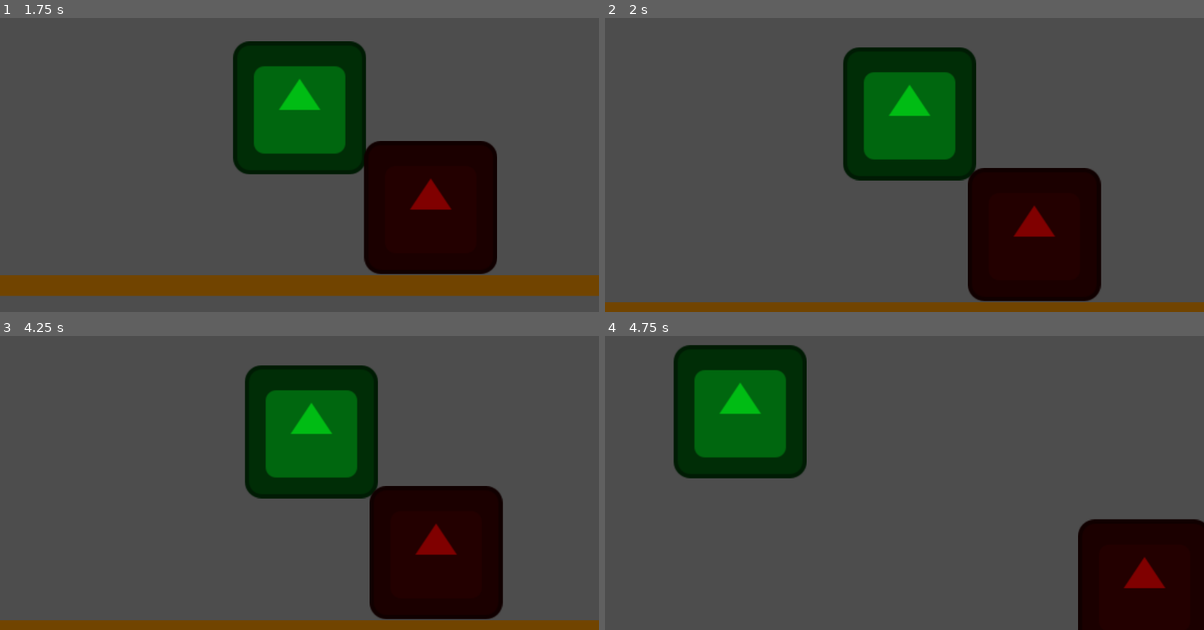
Above: before the commit, frames 1-4 (two rows, left to right).
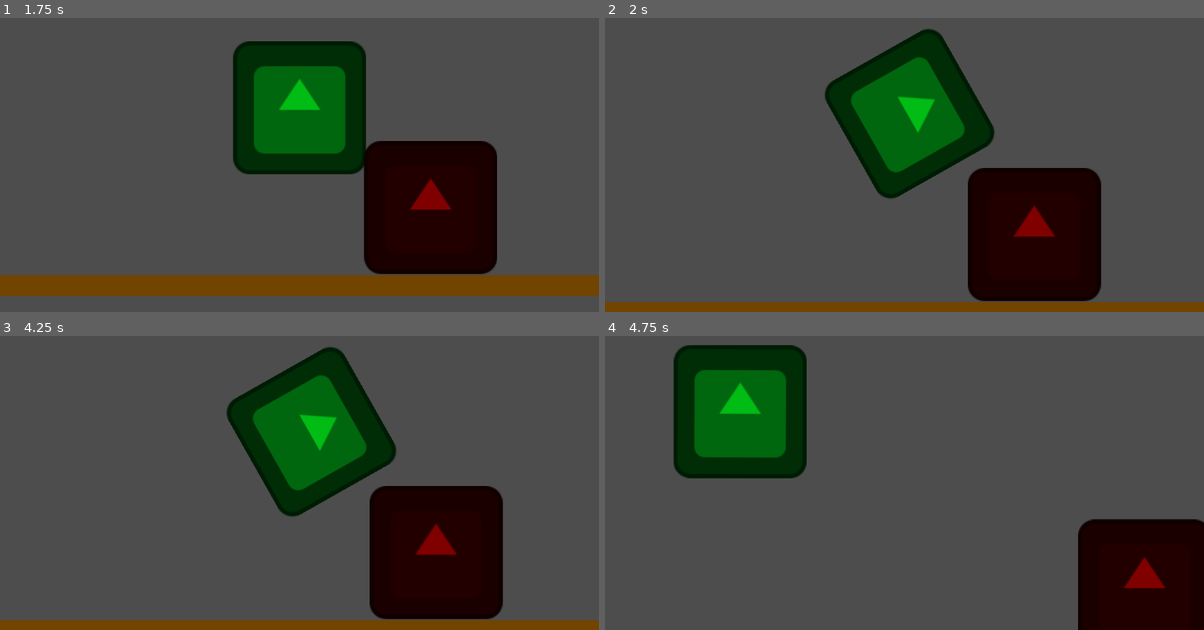
Above: after the commit, the same moments.

Repository: ericxinui/new-game
Game: Godot game, scene res://main.tscn
The game is run twice, just before and just after one commit, with the same random seed, the same clock (stepped at 60 frames per second) and the same inputs. The engine's default icon, where the game draws it, is replaced by a stand-in: a white triangle on a blue panel in a dark square.
Inputs:
- Up to frame 1 (1.75 s): hold Right (move_right) from 0.53 s (still down); tap Up (jump) at 0.77, 1.52 s
- Up to frame 2 (2 s): keep holding Right (move_right)
- Up to frame 3 (4.25 s): release Right (move_right) at 2.03 s; hold Left (move_left) 2.03-2.78 s; hold Right (move_right) from 2.78 s (still down); tap Up (jump) at 3.02, 3.77 s
- Up to frame 4 (4.75 s): release Right (move_right) at 4.28 s; hold Left (move_left) from 4.28 s (still down); tap Up (jump) at 4.52 s

Frame 1 is identical in both runs. In frame 2, 4.5% of the frame differs, in the area x 36-66%, y 3-62%; in frame 3, 4.5%, in the area x 37-67%, y 3-62%; in frame 4, less than 0.1%.

Commit message:
fix: rotate sprite on a slopped floor

Diff:
--- a/character_body_2d.gd
+++ b/character_body_2d.gd
@@ -41,17 +41,25 @@
 			break
 
 	# Nova lógica de gravidade
-	if not is_on_floor() and not standing_on_ally:
-		velocity += get_gravity() * delta
-	elif is_on_floor() or standing_on_ally:
+	if is_on_floor() or standing_on_ally:
 		# Reseta o pulo se estiver no chão OU em cima de um amigo
 		jumps_left = MAX_JUMPS
+		# Pega a normal do chão (o vetor que aponta "para fora" da rampa)
+		var normal = get_floor_normal()
+		# Calcula o ângulo da rampa em radianos
+		var target_rotation = normal.angle() + PI/2
+		# Aplica a rotação suavemente (lerp) para não ficar travado
+		$Sprite2D.rotation = lerp_angle($Sprite2D.rotation, target_rotation, 0.2)
+
+	elif not is_on_floor() and not standing_on_ally:
+		velocity += get_gravity() * delta
+		# Volta para a rotação 0 quando estiver no ar
+		$Sprite2D.rotation = lerp_angle($Sprite2D.rotation, 0, 0.2)
 
 	# Handle jump and double jump.
 	if Input.is_action_just_pressed("jump") and jumps_left > 0:
 		velocity.y = JUMP_VELOCITY
 		jumps_left -= 1
-
 	# Get the input direction and handle the movement/deceleration.
 	# As good practice, you should replace UI actions with custom gameplay actions.
 	var direction := Input.get_axis("move_left", "move_right")
